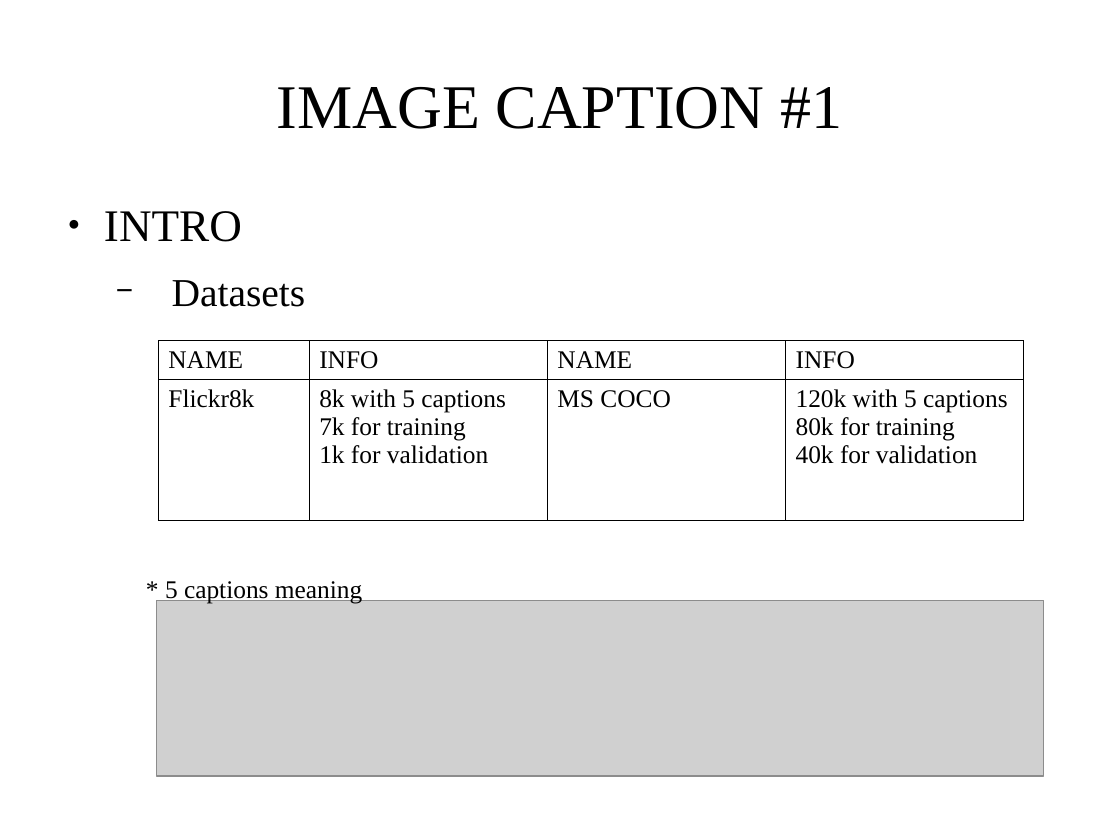
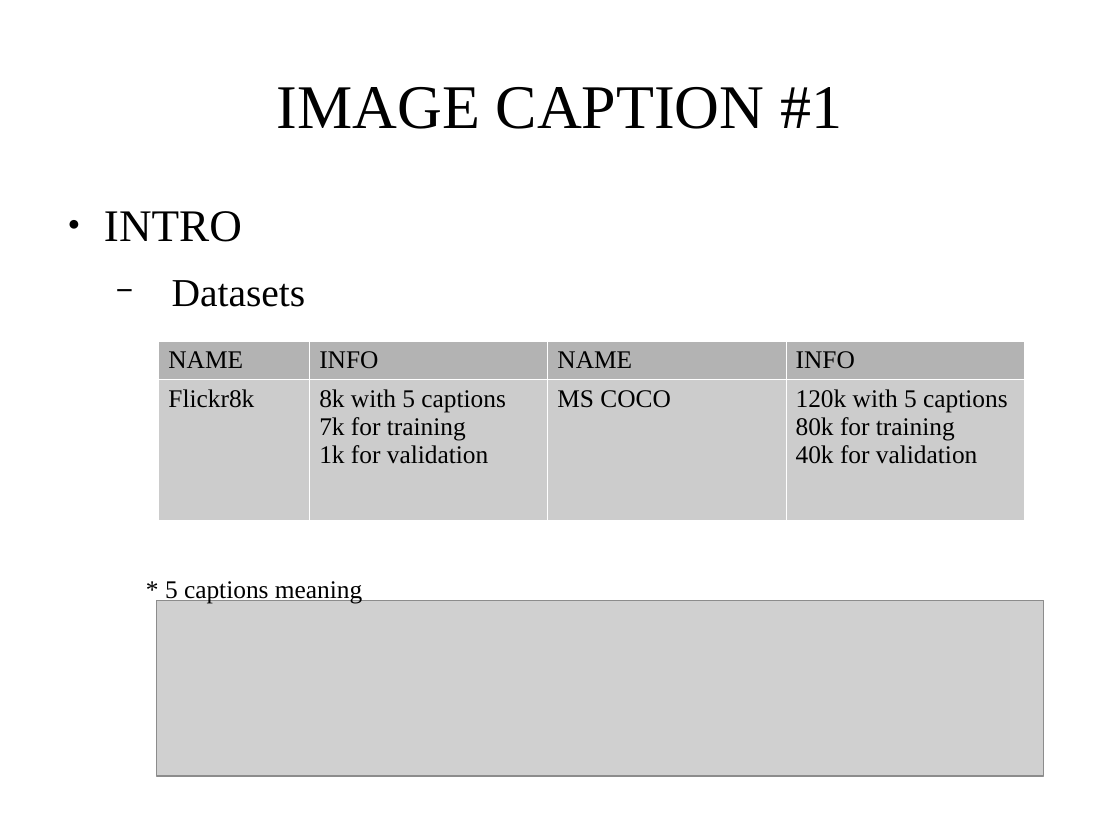
Before and after one commit to KAYA-a/Double_H, a slide deck: slide 4 of Documents/week1.odp. Drawn at 1120x840 pixels with LibreOffice and Linux fonts; fonts in the diff are those of the drawing; grey boxes stand for pictures. Boxes give left, top, right and bottom in pixels: in the first picture for what was removed or moved away, otherwise in the second. Text is boxed around its words. In the diff, an @@ line names an element or a change of style, - is before the commit and + after.

```diff
--- a/Documents/week1.odp
+++ b/Documents/week1.odp
@@ table at (x1=159, y1=340, x2=1022, y2=519) @@
@@ fill none to #B3B3B3 in row 1 @@
@@ fill none to #CCCCCC in row 2 @@
@@ borders changed @@
```
Also in this commit, not shown: 1 other slide changed, 1 other file.
